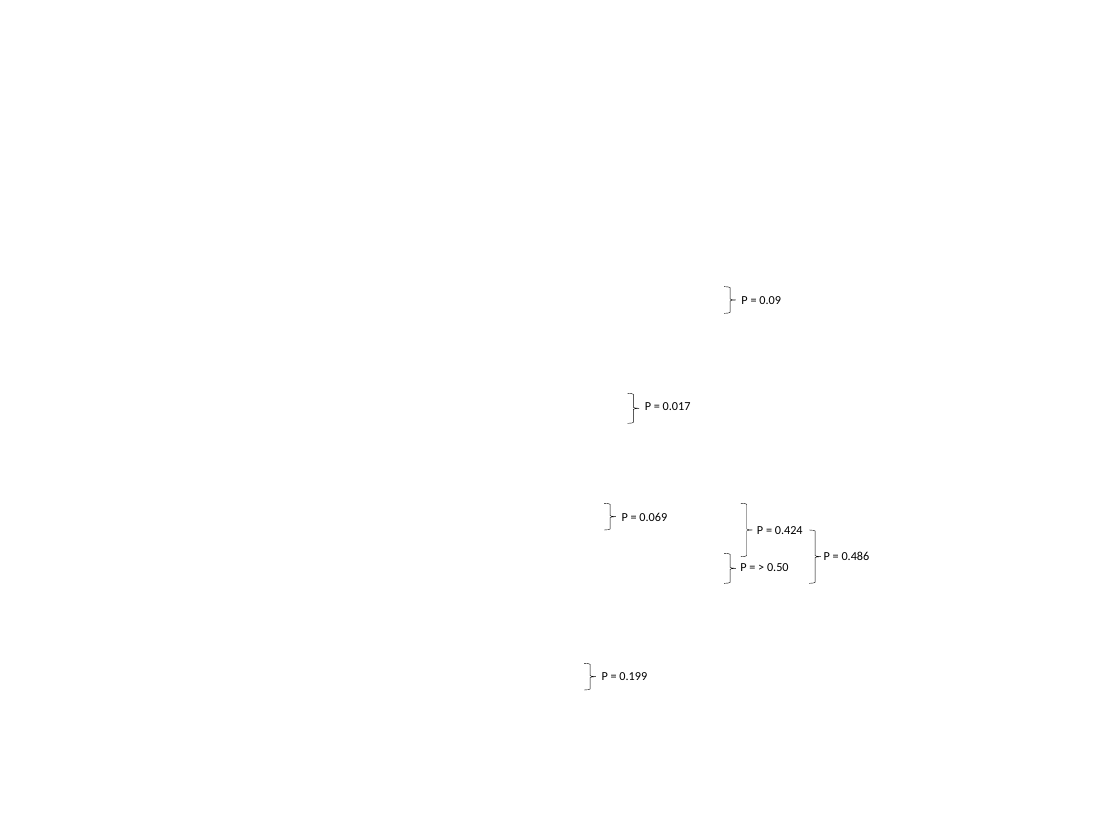
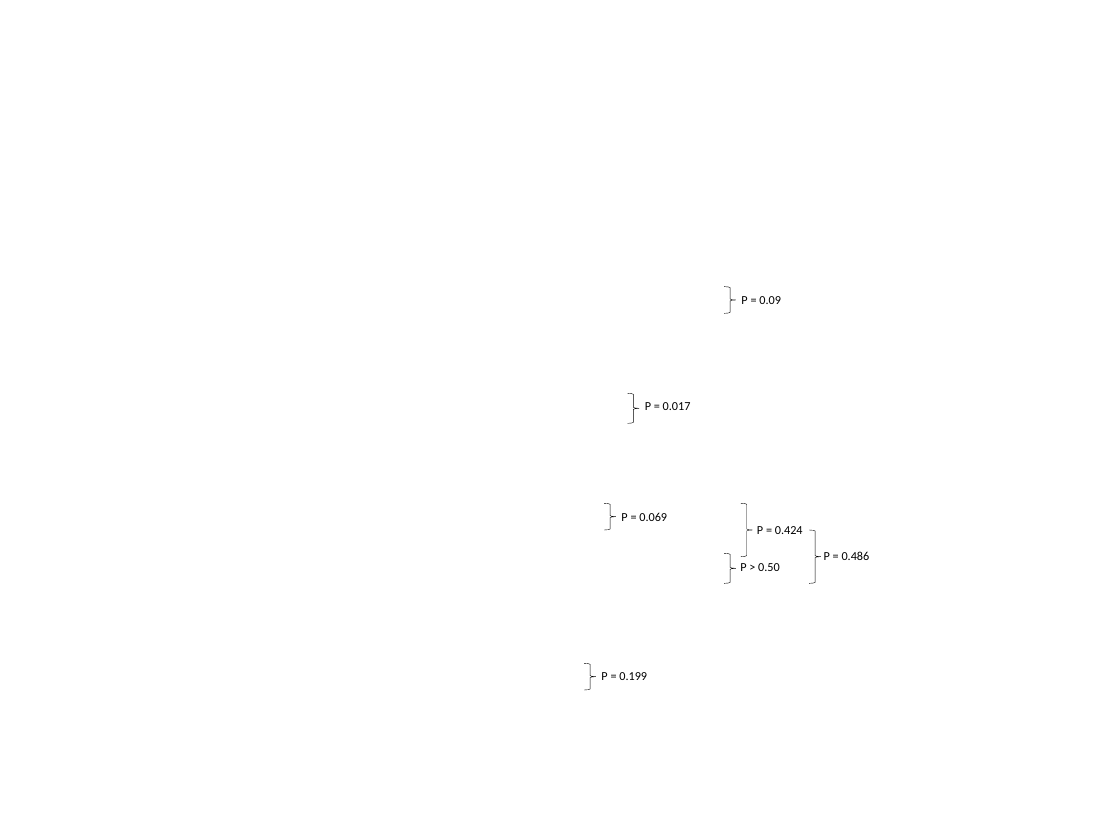
Before and after one commit to beyondvalence/nih_chernobyl_thyroid, a slide deck: slide 1 of working_20160330WED/fig3.ppt. Drawn at 1120x840 pixels with LibreOffice and Linux fonts; fonts in the diff are those of the drawing; background and template pictures are left out. Boxes give left, top, right and bottom in pixels: in the first picture for what was removed or moved away, otherwise in the second. Text is boxed around its words. In the diff, an @@ line names an element or a change of style, - is before the commit and + after.

Commit message:
forestplot fig3, DO ppt files, revised lisa eor range up to 5, title changes, indent changes, nodule size label changes, need to remove nodule from subgroup

```diff
--- a/working_20160330WED/fig3.ppt
+++ b/working_20160330WED/fig3.ppt
@@ text at bbox=[740, 563, 780, 571]: text changed @@
-P = > 0.50
+P > 0.50
```
Also in this commit, not shown: 1 other file.
